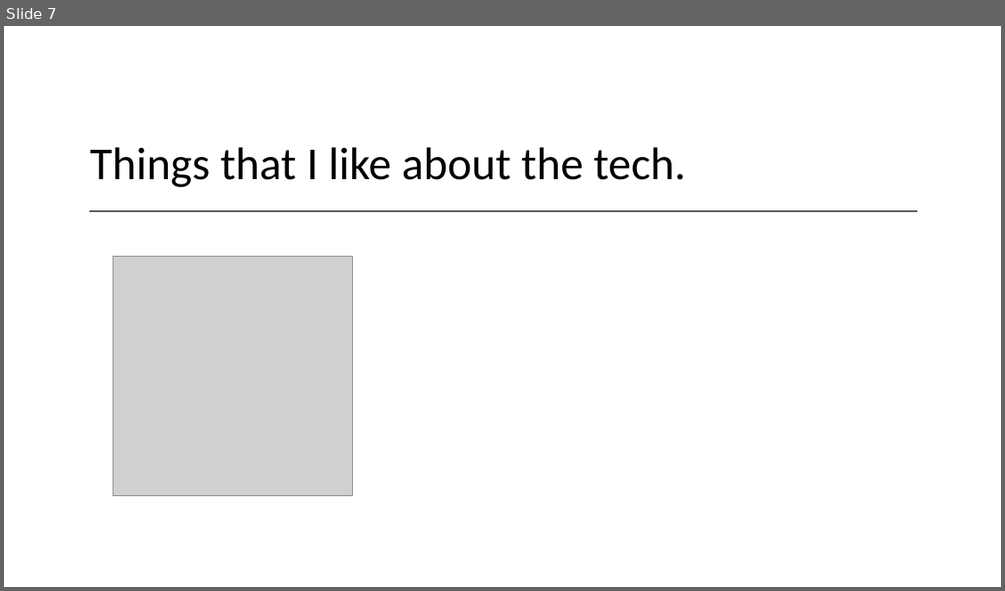
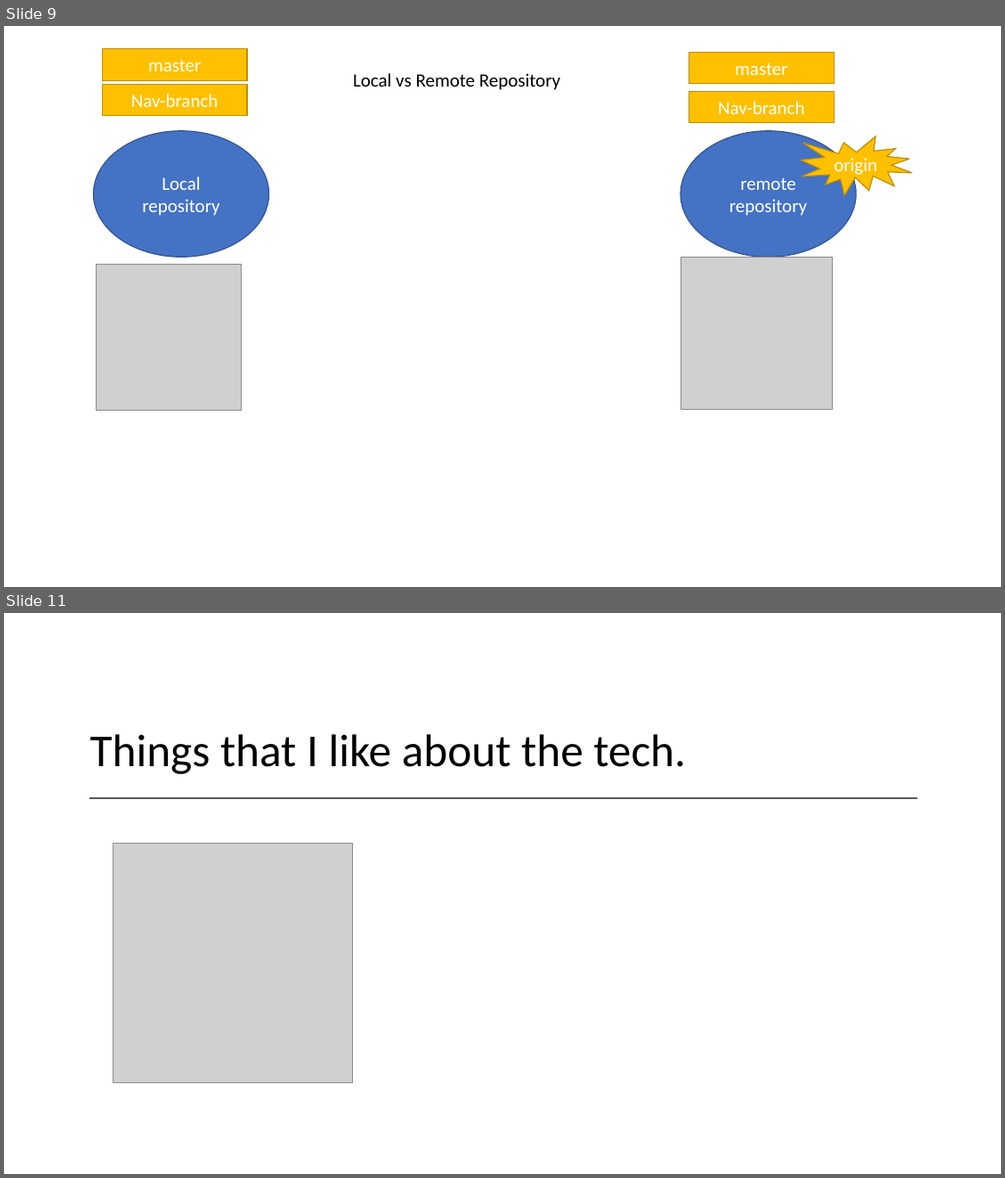
Before and after one commit to 200914ROC2/Training, a slide deck: 5Week-FrontEnd/FrontEnd-SDLC.pptx. Shown one above the other, each under a label of ours: slide 7 before the commit, slides 9 and 11 after it; the slides between them are not shown. The pictures are 1005x591 and 1005x1178 pixels, drawn with LibreOffice and Linux fonts; fonts in the diff are those of the drawing; grey boxes stand for pictures. Boxes give left, top, right and bottom in pixels: in the first picture for what was removed or moved away, otherwise in the second. Text is boxed around its words. In the diff, an @@ line names an element or a change of style, - is before the commit and + after.

```diff
--- a/5Week-FrontEnd/FrontEnd-SDLC.pptx
+++ b/5Week-FrontEnd/FrontEnd-SDLC.pptx
@@ slide 9 added at box(4, 26, 1001, 587), background #FFFFFF @@
@@ rectangle added at box(103, 49, 247, 80), fill #FFC000, outline #BD8E00 1 pt, 18 pt, text #FFFFFF @@
+master
@@ rectangle added at box(689, 52, 833, 84), fill #FFC000, outline #BD8E00 1 pt, 18 pt, text #FFFFFF @@
+master
@@ text added at box(353, 73, 560, 90), 18 pt, text #000000 @@
+Local vs Remote Repository
@@ rectangle added at box(103, 85, 247, 116), fill #FFC000, outline #BD8E00 1 pt, 18 pt, text #FFFFFF @@
+Nav-branch
@@ rectangle added at box(689, 92, 833, 123), fill #FFC000, outline #BD8E00 1 pt, 18 pt, text #FFFFFF @@
+Nav-branch
@@ ellipse added at box(94, 131, 269, 257), fill #4472C4, outline #325491 1 pt, 18 pt, text #FFFFFF @@
+Local repository
@@ ellipse added at box(680, 131, 857, 257), fill #4472C4, outline #325491 1 pt, 18 pt, text #FFFFFF @@
+remote repository
@@ irregular seal added at box(801, 136, 913, 196), fill #FFC000, outline #BD8E00 1 pt, 18 pt, text #FFFFFF @@
+origin
@@ picture added at box(96, 265, 241, 410) @@
@@ picture added at box(680, 257, 833, 409) @@
@@ what was slide 7 is now slide 11 @@
```
Also in this commit, not shown: 3 other slides added, 3 other files.
